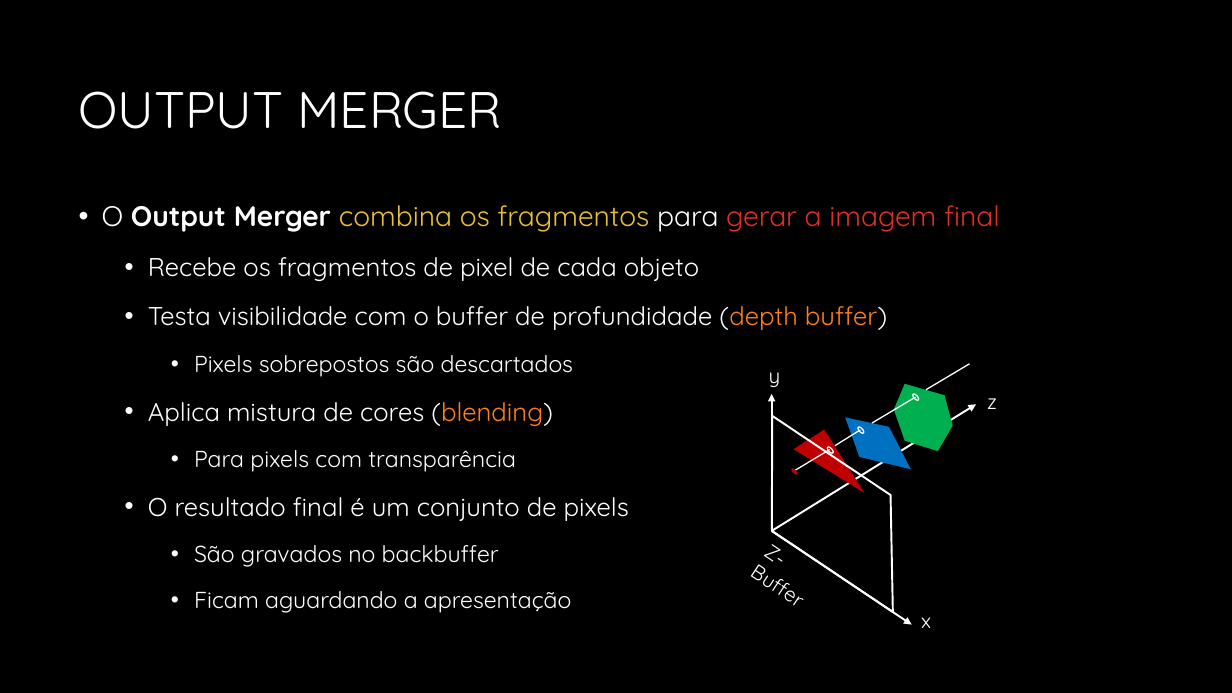
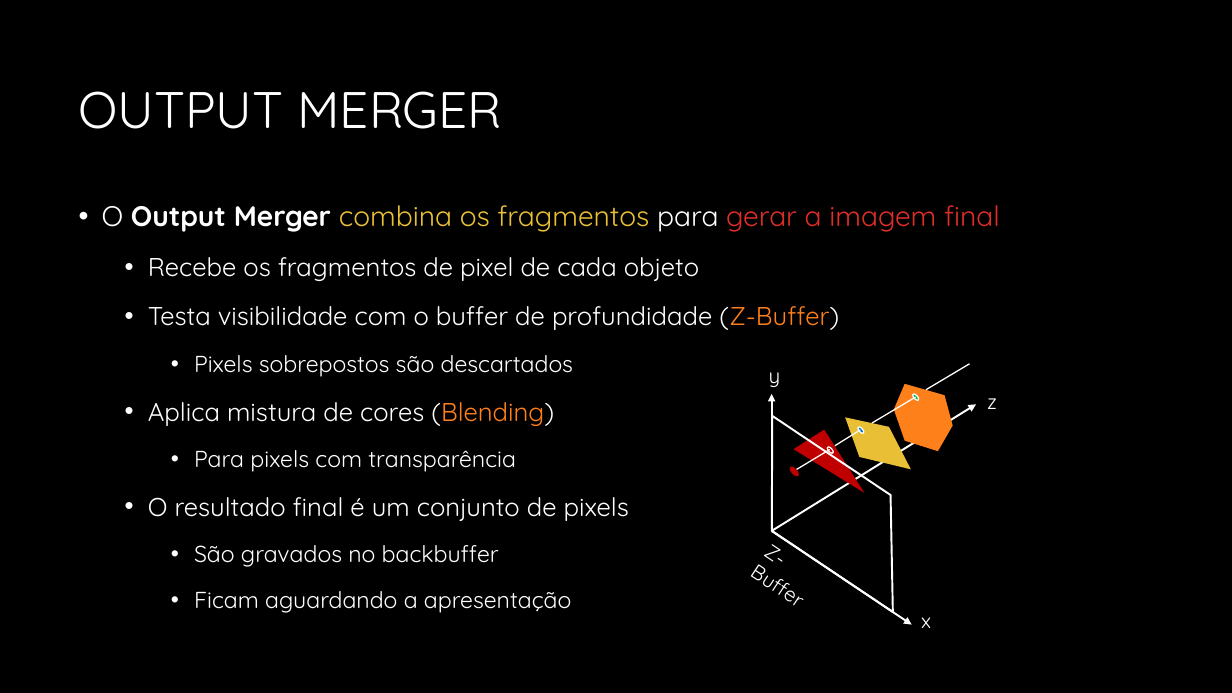
Before and after one commit to JudsonSS/CG, a slide deck: slide 33 of Slides/07. Pipeline Gráfico.pptx (slide 32 before the commit). Drawn at 1232x693 pixels with LibreOffice and Linux fonts; fonts in the diff are those of the drawing; background and template pictures are left out. Boxes give left, top, right and bottom in pixels: in the first picture for what was removed or moved away, otherwise in the second. Text is boxed around its words. In the diff, an @@ line names an element or a change of style, - is before the commit and + after.

```diff
--- a/Slides/07. Pipeline Gráfico.pptx
+++ b/Slides/07. Pipeline Gráfico.pptx
@@ text at <box>148,306,839,330</box>: text changed @@
-  • Testa visibilidade com o buffer de profundidade (depth buffer)
+  • Testa visibilidade com o buffer de profundidade (Z-Buffer)
@@ freeform shape at <box>894,384,953,451</box>: fill #00B050 to #FE801A @@
@@ text at <box>148,402,554,426</box>: text changed @@
-  • Aplica mistura de cores (blending)
+  • Aplica mistura de cores (Blending)
@@ freeform shape at <box>846,418,911,470</box>: fill #0070C0 to #E9BF35 @@
```
Also in this commit, not shown: 5 other slides changed, 1 slide added.
